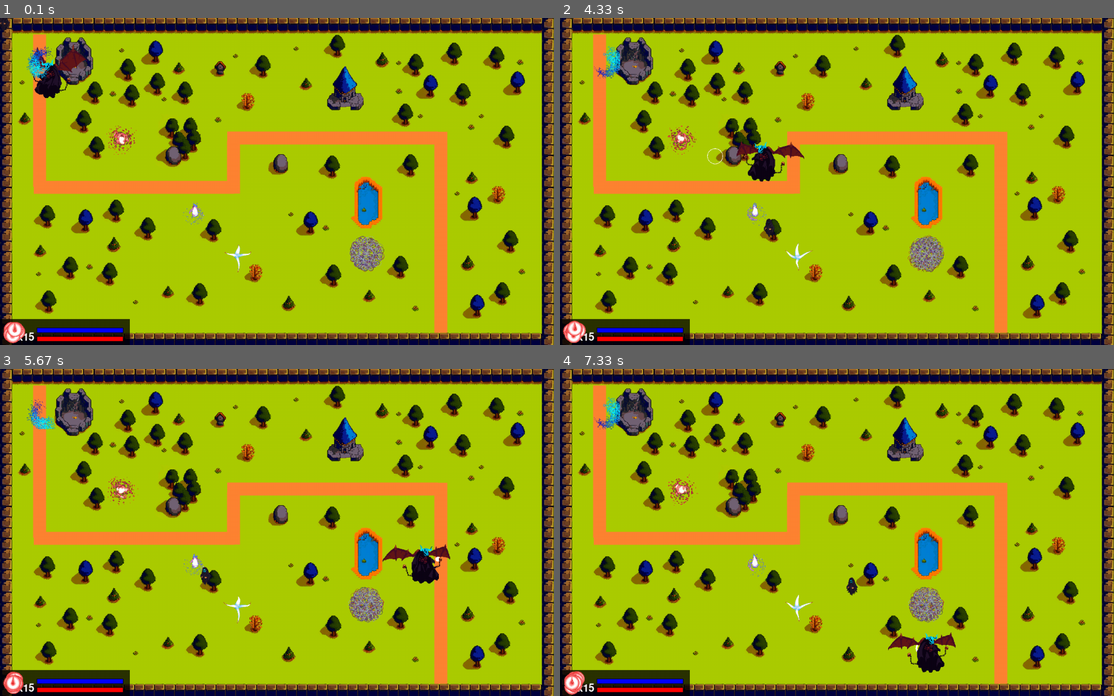
Above: before the commit, frames 1-4 (two rows, left to right).
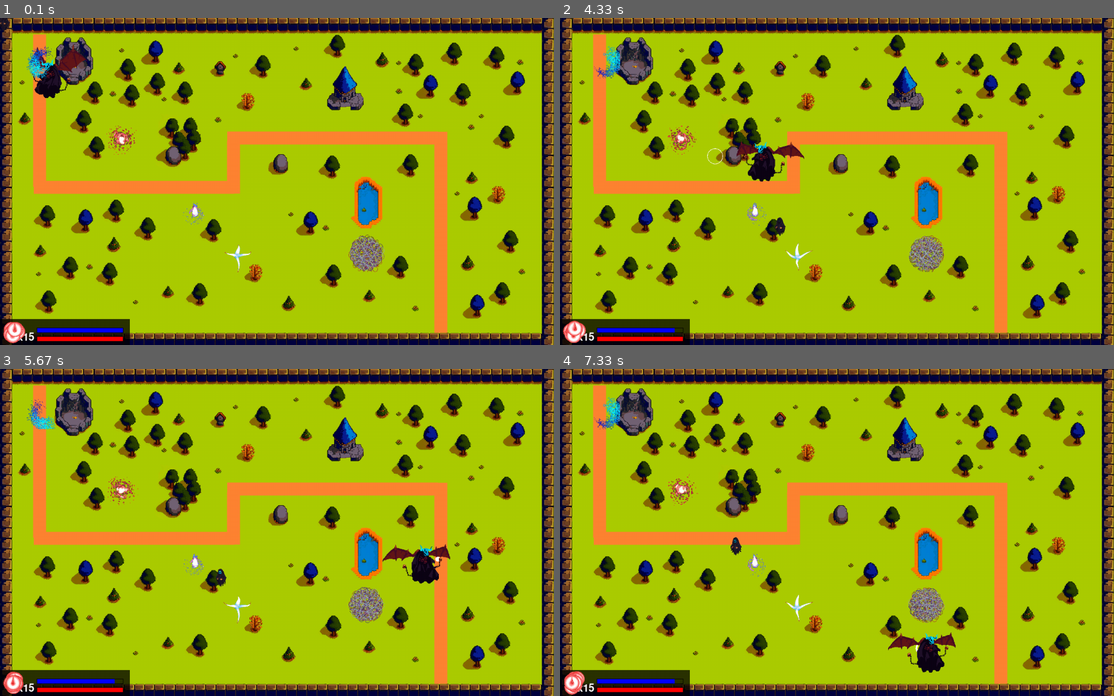
Above: after the commit, the same moments.

Repository: Entropy675/Summoning-Jinn
Game: pygame game, started from src/main.py
Same seed, same stepped clock (60 frames per second), same inputs: the game is played once before the commit and once after it.
Inputs (mouse positions are in pixels of both pictures, inside the frame that each line leads up to):
- Up to frame 1 (0.1 s): no input
- Up to frame 2 (4.33 s): tap Space at 0.33 s; click (704, 184) at 0.72 s; click (665, 256) at 1.05 s; click (692, 60) at 1.38 s; click (809, 266) at 1.72 s; click (759, 112) at 2.05 s; click (947, 155) at 2.38 s; click (1008, 174) at 2.72 s; click (665, 138) at 3.05 s; click (958, 99) at 3.38 s; click (676, 161) at 3.72 s; click (715, 155) at 4.05 s
- Up to frame 3 (5.67 s): click (393, 489) at 4.38 s; click (221, 519) at 4.72 s; click (448, 610) at 5.05 s; click (437, 558) at 5.38 s
- Up to frame 4 (7.33 s): click (731, 610) at 5.72 s; click (859, 620) at 6.05 s; click (814, 421) at 6.38 s; click (1036, 571) at 6.72 s; click (920, 646) at 7.05 s

The runs differ from the first frame. In frame 1, 0.5% of the frame differs, in the area x 62-70%, y 66-78%; in frame 2, 0.6%; in frame 3, 0.6%; in frame 4, 0.7%, in the area x 20-70%, y 51-97%.

Commit message:
Ghost movement, minor plr change

Diff:
--- a/src/ghost.py
+++ b/src/ghost.py
@@ -16,7 +16,7 @@
     pathPoints = []; # location that it will go
 
     def __init__(self, x, y, pathPoints):
-        self.range = 20
+        self.range = 200
         self.pathPoints = pathPoints;
         self.maxPathPoint = len(pathPoints);
         self.speed = 1;
@@ -91,7 +91,8 @@
             self.x -= self.speed;
         if self.x < self.goToX:
             self.x += self.speed;
-        print(str(self.x) + " " + str(self.y) + " goto " + str(self.goToX) + " " + str(self.goToY))
+        #print(str(self.x) + " " + str(self.y) + " goto " + str(self.goToX) + " " + str(self.goToY))
+        # indicator for changing value : current problem can be resolved with ranges
         self.path(plr)
         if(self.attacking):
             self.attackBehavior(plr)
--- a/src/level.py
+++ b/src/level.py
@@ -14,7 +14,7 @@
     batchDrawUpdate.append(basicSprite.BasicSprite(pygame.image.load("..\\assets\\PixelEffects\\13_vortex_spritesheet.png"), 230, 230, 8, 8, 3, 5))
     batchDrawUpdate.append(basicSprite.BasicSprite(pygame.image.load("..\\assets\\PixelEffects\\14_phantom_spritesheet.png"), 500, 500, 8, 8, 3, 1))
     batchDrawUpdate.append(basicSprite.BasicSprite(pygame.image.load("..\\assets\\PixelEffects\\18_midnight_spritesheet.png"), 400, 400, 8, 8, 3, 1))
-    batchDrawUpdate.append(basicSprite.BasicSprite(pygame.image.load("..\\assets\\sprites\\summoningCircle.png"), 800, 500, 15, 15, 25, 1))
+    batchDrawUpdate.append(basicSprite.BasicSprite(pygame.image.load("..\\assets\\sprites\\summoningCircle.png"), 800, 500, 15, 15, 25, 5))
 
     batchDrawUpdate.append(ghost.Ghost(0, -30, levelPathPoints));
 
--- a/src/player.py
+++ b/src/player.py
@@ -51,6 +51,7 @@
     def keyboardCheckDown(self, event): #When key is up
         if event == pygame.K_SPACE:
             if(self.currentSprite == 0):
+                self.mana -= 10;
                 self.currentSprite = 1;
             self.sprites[self.currentSprite].currentFrameX = 0;
             self.sprites[self.currentSprite].currentFrameY = 0;
